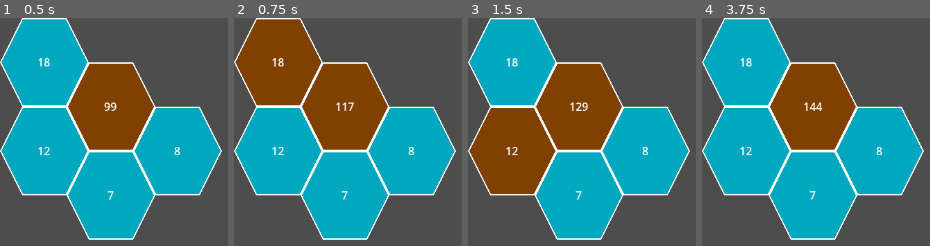
Above: before the commit, frames 1-4 (left to right).
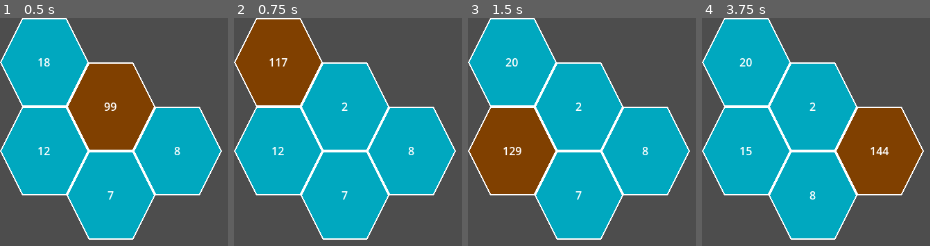
Above: after the commit, the same moments.

Repository: Wholffe/HexaMath
Game: Godot game, scene res://levels/test_level.tscn
Same seed, same stepped clock (60 frames per second), same inputs: the game is played once before the commit and once after it.
Inputs (mouse positions are in pixels of both pictures, inside the frame that each line leads up to):
- Up to frame 1 (0.5 s): no input
- Up to frame 2 (0.75 s): tap Enter at 0.5 s; move the mouse to (277, 61) at 0.52 s; click (277, 61) at 0.67 s
- Up to frame 3 (1.5 s): tap Space at 1.25 s; move the mouse to (511, 150) at 1.27 s; click (511, 150) at 1.42 s
- Up to frame 4 (3.75 s): tap Enter at 2, 3.5 s; move the mouse to (813, 195) at 2.02 s; click (813, 195) at 2.17 s; tap Space at 2.75 s; move the mouse to (879, 150) at 2.77 s; click (879, 150) at 2.92 s; move the mouse to (outside the picture) at 3.52 s; click (outside the picture) at 3.67 s

Frame 1 is identical in both runs. In frame 2, 11% of the frame differs, in the area x 15-68%, y 17-58%; in frame 3, 11%; in frame 4, 22%, in the area x 16-97%, y 17-80%.

Commit message:
add basic game logic

Diff:
--- a/hexa-math/scripts/hexagon.gd
+++ b/hexa-math/scripts/hexagon.gd
@@ -26,7 +26,6 @@
 func _on_input_event(_viewport: Node, event: InputEvent, _shape_idx: int) -> void:
 	if event is InputEventMouseButton and event.is_pressed():
 		Utils.player_add.emit(int(label.text))
-		print(self.label.text)
 
 func _on_mouse_entered() -> void:
 	sprite.frame = 4
--- a/hexa-math/scripts/player.gd
+++ b/hexa-math/scripts/player.gd
@@ -1,17 +1,20 @@
 extends Area2D
 
-@export var current_number: int = 99
 @onready var label = $CenterContainer/NumberLabel
 
 # Called when the node enters the scene tree for the first time.
 func _ready() -> void:
 	Utils.player_add.connect(Callable(self,"add_number_to_player"))
-	label.text = str(current_number)
+	label.text = str(Utils.player_current_number)
 
 # Called every frame. 'delta' is the elapsed time since the previous frame.
 func _process(delta: float) -> void:
-	label.text = str(current_number)
-	pass
+	label.text = str(Utils.player_current_number)
 
 func add_number_to_player(number: int):
-	current_number += number
+	Utils.player_current_number += number
+	set_new_pos()
+
+func set_new_pos():
+	var current_pos = self.global_position
+	Utils.player_move.emit(current_pos)
--- a/hexa-math/scripts/tile_set_parser.gd
+++ b/hexa-math/scripts/tile_set_parser.gd
@@ -1,9 +1,12 @@
 extends Node2D
 
+@export var current_player_number = 99
 @onready var layer0 = $Layer0
 
 # Called when the node enters the scene tree for the first time.
 func _ready() -> void:
+	Utils.player_current_number = current_player_number
+	Utils.player_move.connect(Callable(self,"set_new_player_pos"))
 	var cells = layer0.get_used_cells()
 	for i in cells:
 		print(i)
@@ -11,5 +14,9 @@
 # Called every frame. 'delta' is the elapsed time since the previous frame.
 func _process(delta: float) -> void:
 	pass
-	#var tile = layer0.local_to_map(get_global_mouse_position())
-	#print(tile)
+
+func set_new_player_pos(old_player_pos: Vector2) -> void:
+	var new_player_pos = layer0.local_to_map(get_global_mouse_position())
+	old_player_pos = layer0.local_to_map(old_player_pos)
+	layer0.set_cell(new_player_pos,0,Vector2i.ZERO,2)
+	layer0.set_cell(old_player_pos,0,Vector2i.ZERO,1)
--- a/hexa-math/scripts/utils.gd
+++ b/hexa-math/scripts/utils.gd
@@ -1,3 +1,6 @@
 extends Node
 
+var player_current_number: int
+
 signal player_add(value: int)
+signal player_move(old_player_pos: Vector2)
Not shown, removed: hexa-math/.gitignore
